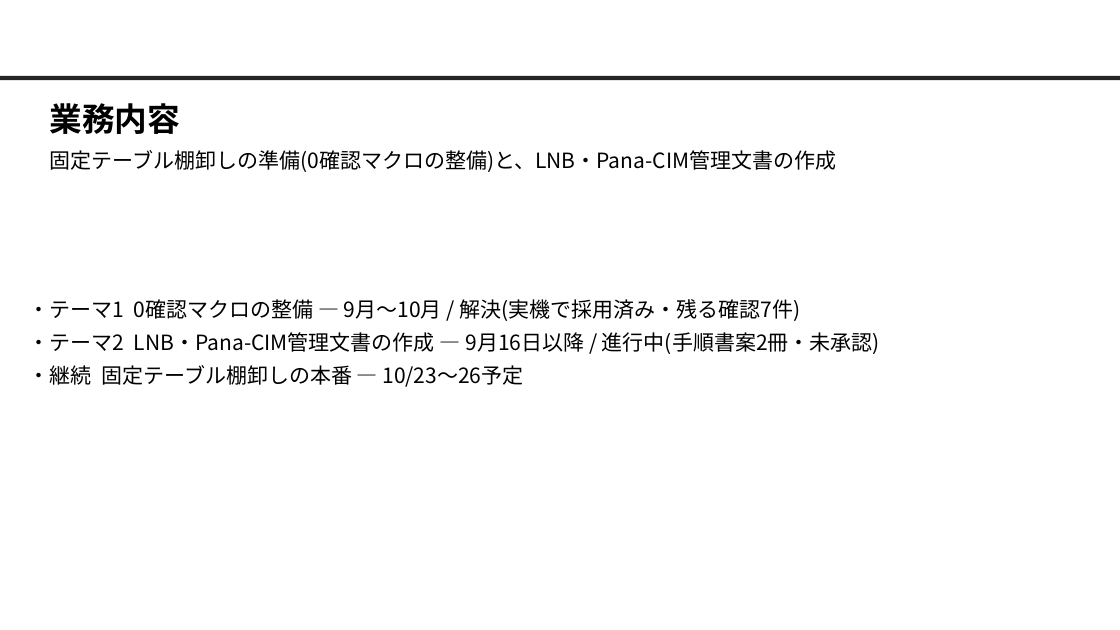
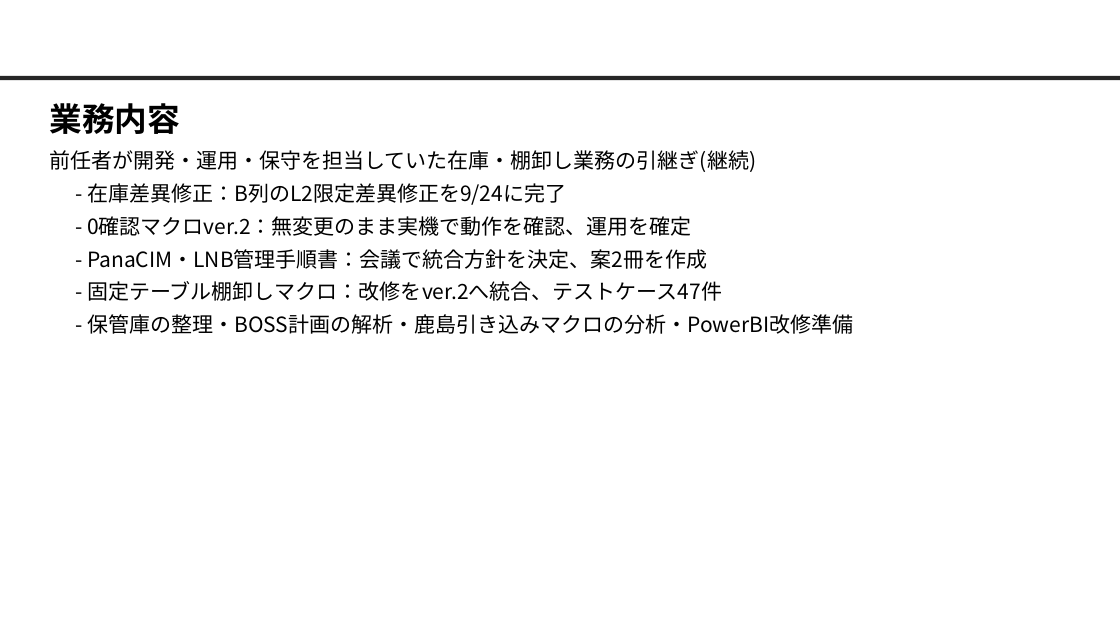
Before and after one commit to nk-shino/work_vault, a slide deck: slide 2 of workvault-sync/10_業務全般/業務報告/10月業務報告(篠原).pptx. Drawn at 1120x630 pixels with LibreOffice and Linux fonts; fonts in the diff are those of the drawing; background and template pictures are left out. Boxes give left, top, right and bottom in pixels: in the first picture for what was removed or moved away, otherwise in the second. Text is boxed around its words. In the diff, an @@ line names an element or a change of style, - is before the commit and + after.

```diff
--- a/workvault-sync/10_業務全般/業務報告/10月業務報告(篠原).pptx
+++ b/workvault-sync/10_業務全般/業務報告/10月業務報告(篠原).pptx
@@ text at [50,150,853,334]: text changed @@
-固定テーブル棚卸しの準備(0確認マクロの整備)と、LNB・Pana-CIM管理文書の作成
+前任者が開発・運用・保守を担当していた在庫・棚卸し業務の引継ぎ(継続)
+- 在庫差異修正：B列のL2限定差異修正を9/24に完了
+- 0確認マクロver.2：無変更のまま実機で動作を確認、運用を確定
+- PanaCIM・LNB管理手順書：会議で統合方針を決定、案2冊を作成
+- 固定テーブル棚卸しマクロ：改修をver.2へ統合、テストケース47件
+- 保管庫の整理・BOSS計画の解析・鹿島引き込みマクロの分析・PowerBI改修準備
@@ text removed at [29,299,880,387] @@
-・テーマ1 0確認マクロの整備 — 9月〜10月 / 解決(実機で採用済み・残る確認7件)
-・テーマ2 LNB・Pana-CIM管理文書の作成 — 9月16日以降 / 進行中(手順書案2冊・未承認)
-・継続 固定テーブル棚卸しの本番 — 10/23〜26予定
```
Also in this commit, not shown: 4 other slides changed, 4 other files.
